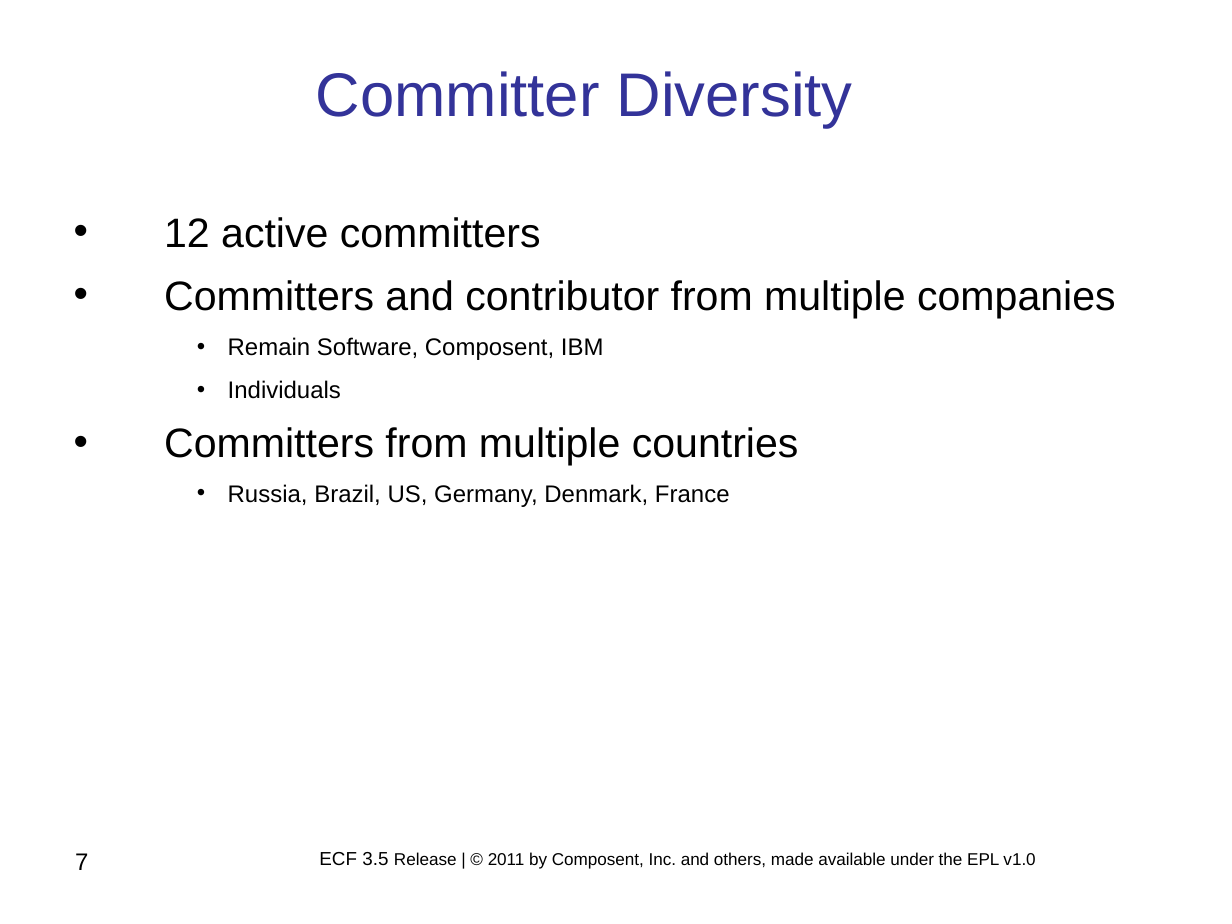
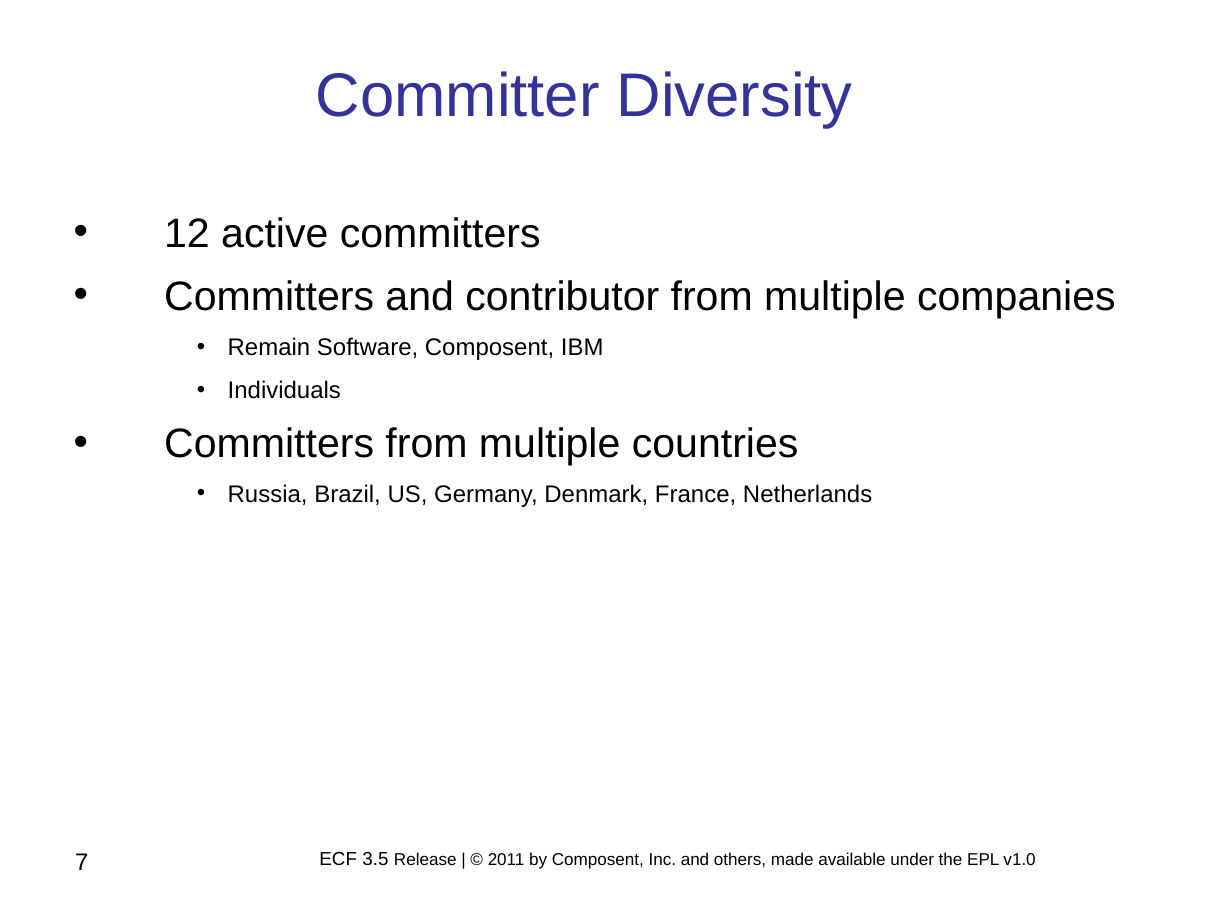
Before and after one commit to eclipse/ecf-website, a slide deck: slide 7 of reviews/ECF_Project_3.5_Release_Review.ppt. Drawn at 1232x924 pixels with LibreOffice and Linux fonts; fonts in the diff are those of the drawing; background and template pictures are left out. Boxes give left, top, right and bottom in pixels: in the first picture for what was removed or moved away, otherwise in the second. Text is boxed around its words. In the diff, an @@ line names an element or a change of style, - is before the commit and + after.

Commit message:
updated ECF 3.5 release review

```diff
--- a/reviews/ECF_Project_3.5_Release_Review.ppt
+++ b/reviews/ECF_Project_3.5_Release_Review.ppt
@@ text at [228, 484, 872, 507]: text changed @@
-    • Russia, Brazil, US, Germany, Denmark, France
+    • Russia, Brazil, US, Germany, Denmark, France, Netherlands
```
